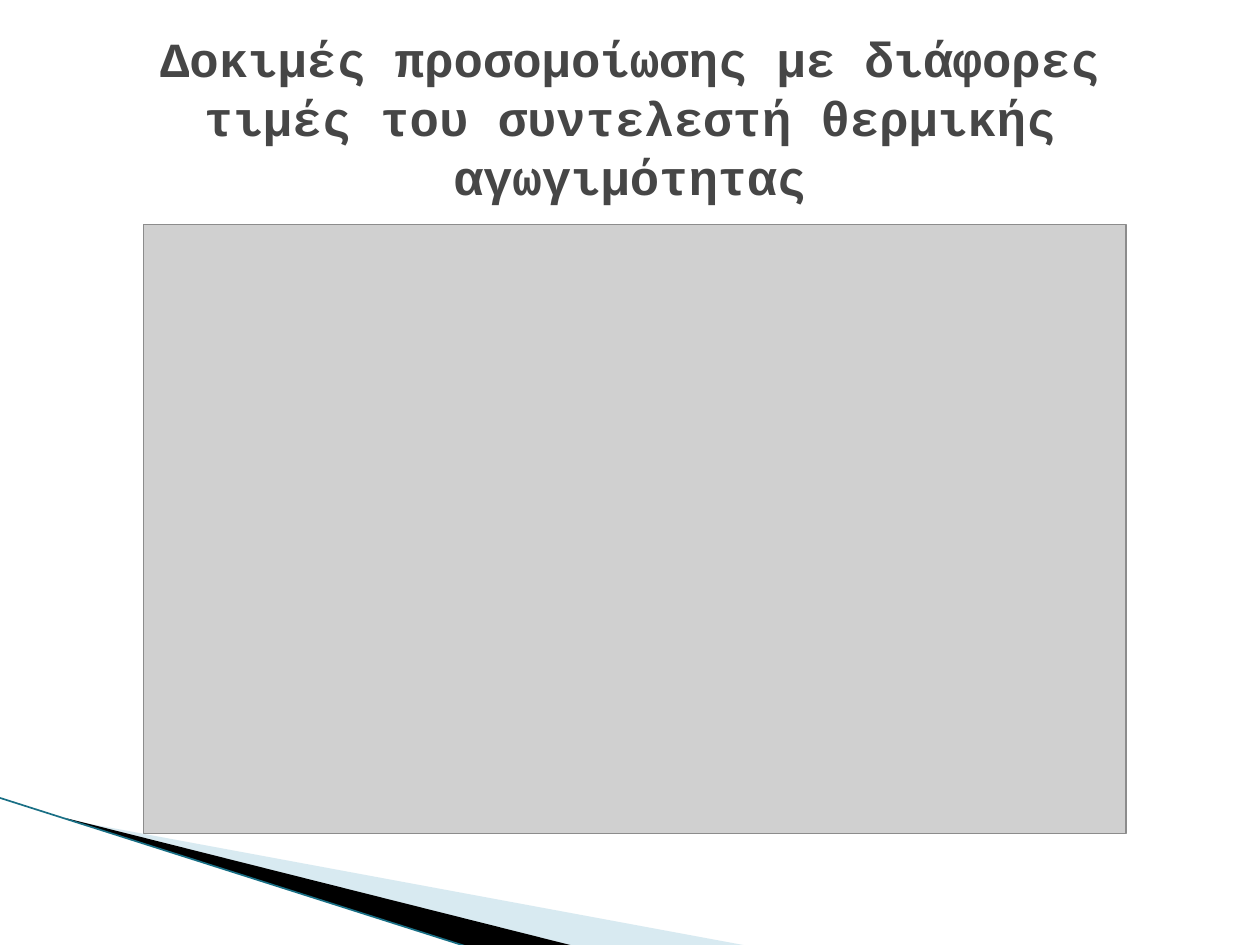
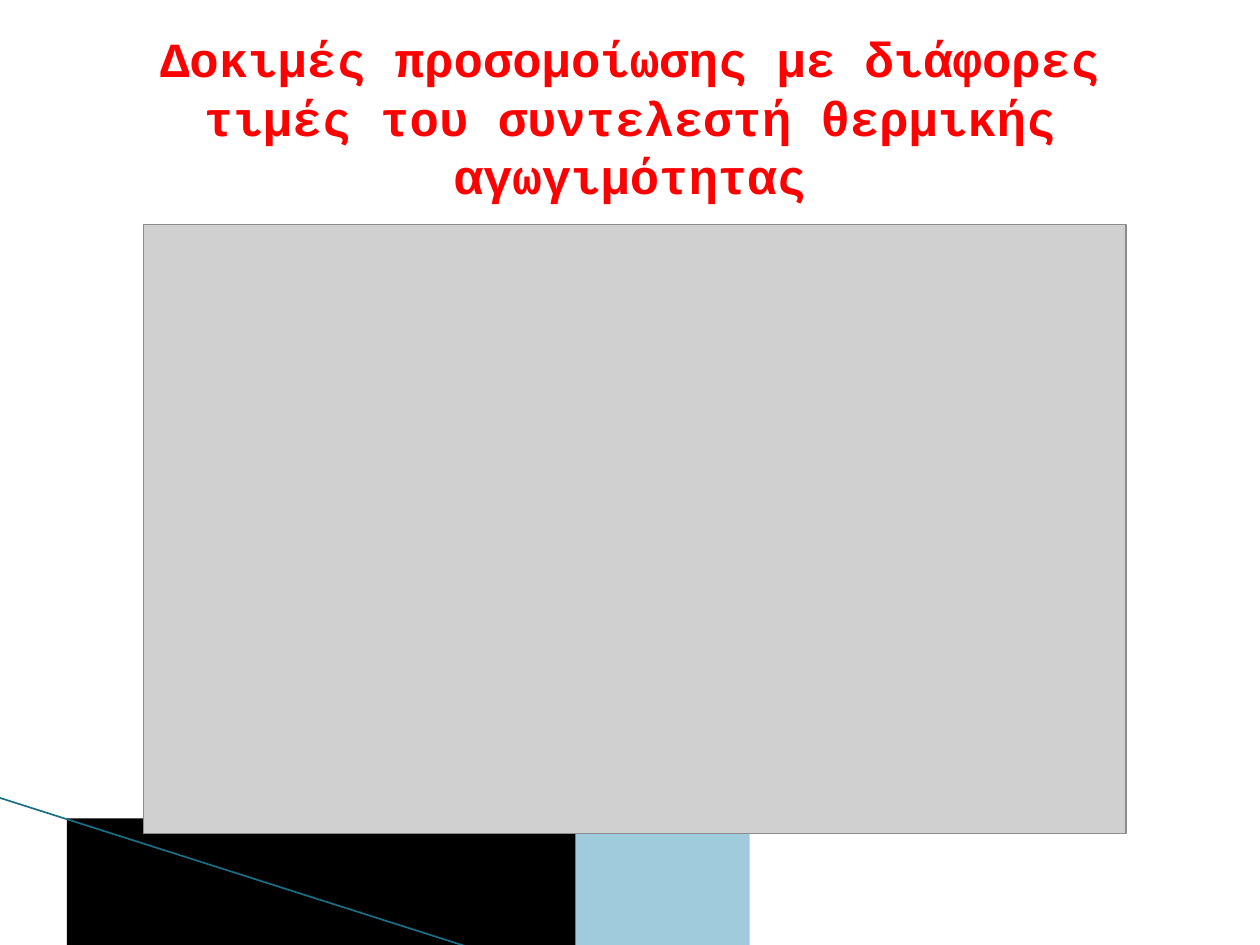
Before and after one commit to DeathNex/bark_GUI, a slide deck: slide 16 of Thesis Documents/Info on bark (chapter 2)/(2) Παρουσίαση πτυχιακής.pptx. Drawn at 1260x945 pixels with LibreOffice and Linux fonts; fonts in the diff are those of the drawing; grey boxes stand for pictures; background and template pictures are left out. Boxes give left, top, right and bottom in pixels: in the first picture for what was removed or moved away, otherwise in the second. Text is boxed around its words. In the diff, an @@ line names an element or a change of style, - is before the commit and + after.

```diff
--- a/Thesis Documents/Info on bark (chapter 2)/(2) Παρουσίαση πτυχιακής.pptx
+++ b/Thesis Documents/Info on bark (chapter 2)/(2) Παρουσίαση πτυχιακής.pptx
@@ text "Δοκιμές προσομοίωσης με διάφορες τιμές ..." at [160,42,1100,205]: text colour #464646 to #FF0000 @@
@@ line (0, 798) - (467, 945): stroke #97C5D8 0.95 pt to #196F85 0.96 pt @@
@@ freeform shape removed at [67,818,576,945] @@
@@ rectangle added at [67,818,576,945], fill #000000 @@
@@ freeform shape removed at [69,819,750,945] @@
@@ rectangle added at [69,819,750,945], fill #9FCBDC @@
```
Also in this commit, not shown: 33 other slides changed, 53 other files.
